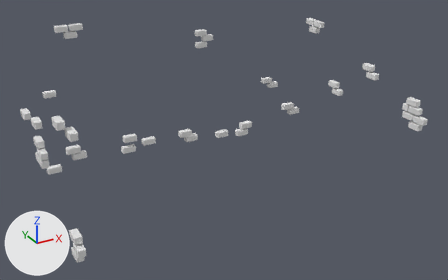
The OBJ model OpenGL_Framework/OpenGL_Framework/Assets/Models/knightBricks.obj, before and after one commit.
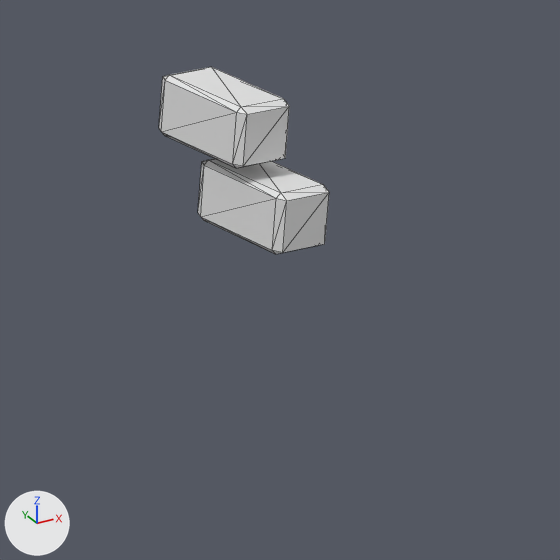
Each version appears first whole from a camera (50 mm lens) standing at (-40.6, -68.3, 42.4) and looking at (1.0, 7.4, 4.6), and next in a close-up on the part from 70% to 81% of the width and 26% to 44% of the height. The lights are fixed; the arrows at lower left show +X, +Y and +Z. The close-ups show mesh edges as thin lines. Where no turn or scale is listed for an object, it has been applied to the vertices.

Names of what the first close-up shows: 'knightBricks'.
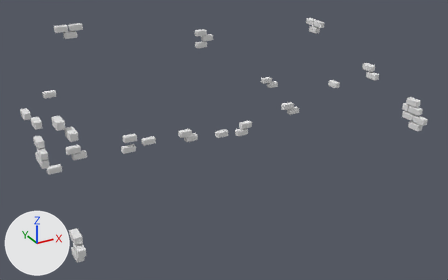
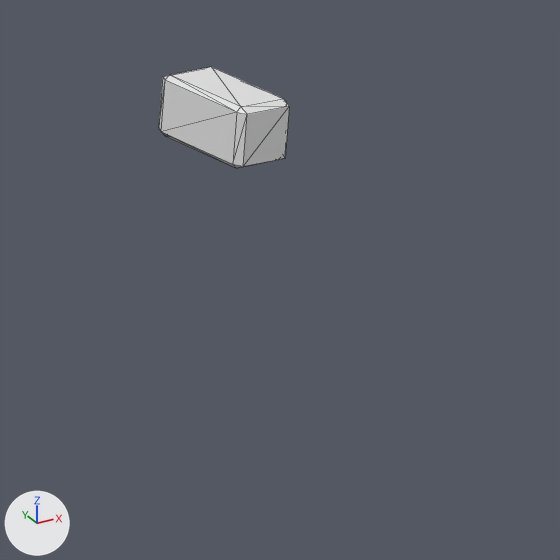
Changed parts and their boxes (x1, y1, x2, y2) in the close-ups (560 x 560 px):
'knightBricks', reshaped
    before: (159, 67, 329, 254)
    after: (159, 67, 289, 168)
part 1 of me_knightbricks, deleted
    before: (198, 159, 329, 254)

The change, as a list of edits to the scene's bpy script:
```text
Change me_knightbricks:
    where me_knightbricks.from_pydata(...)  # 1104 vertices, 2024 faces; spans x -27.0..27.1, y -10.4..31.5, z 0.6..19.1
    used by ob_knightbricks; location = (0.0, 0.0, 0.0)
    me_knightbricks part 1: the loose piece of 24 vertices spanning x 26.1..27.1, y 11.6..13.7, z 5.9..6.9 is deleted
```
